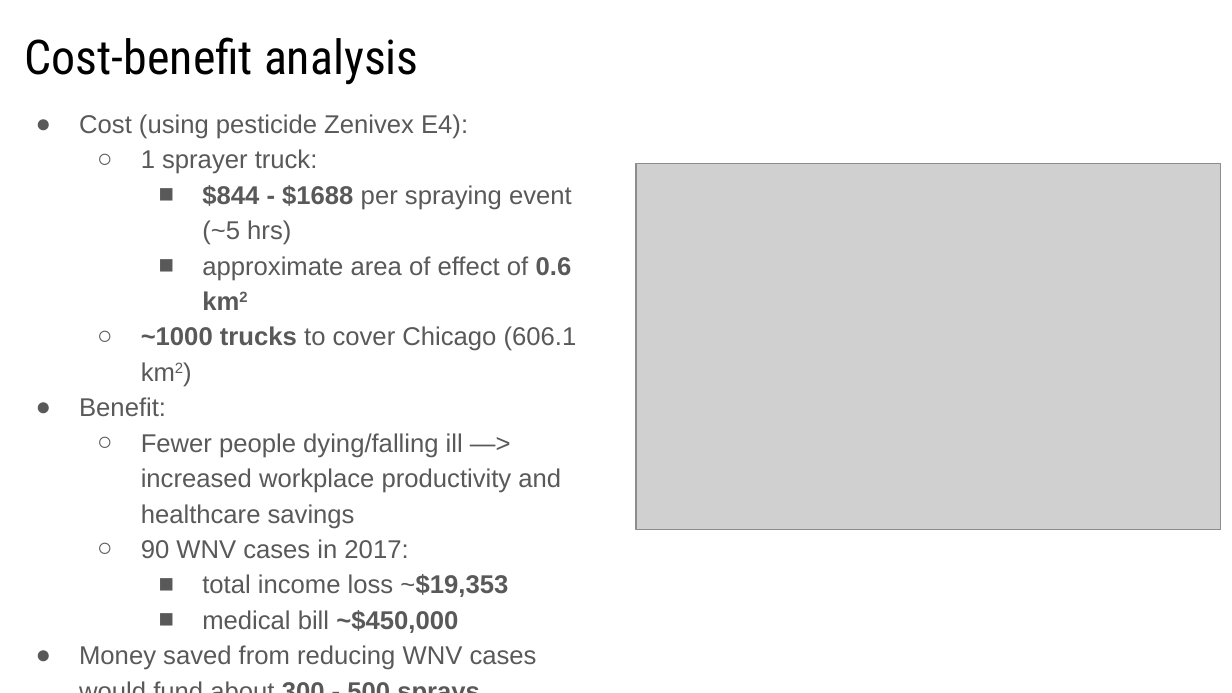
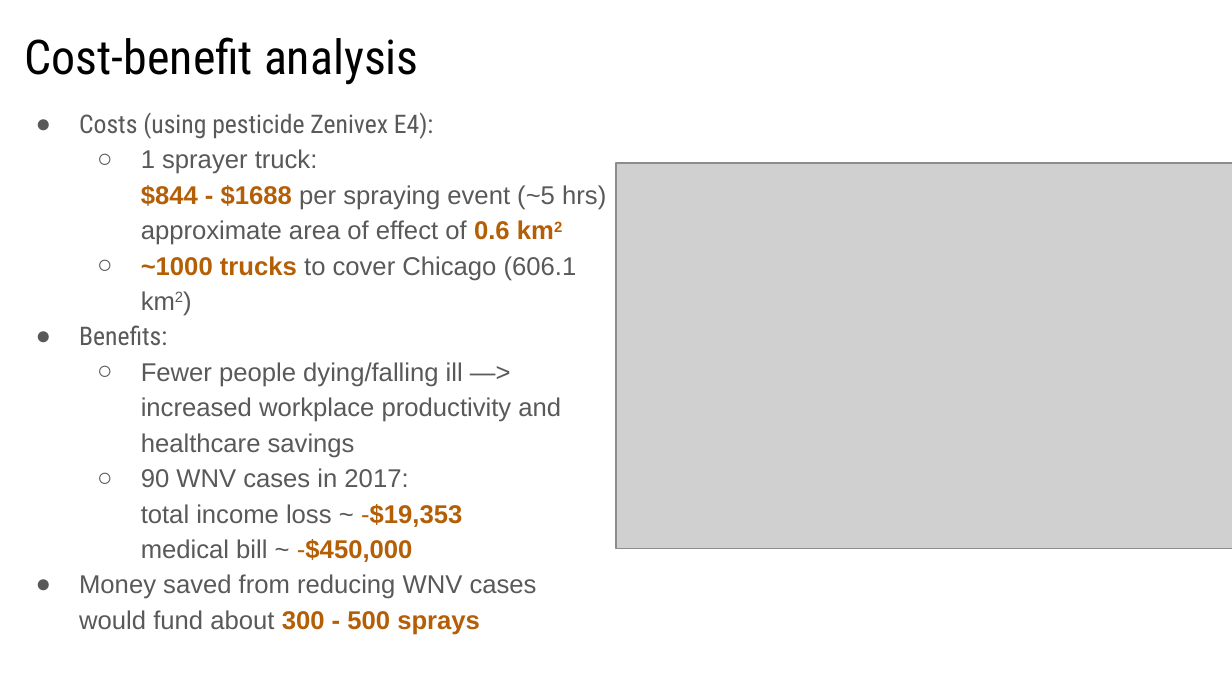
Before and after one commit to zzeniale/West-Nile-Virus-prediction, a slide deck: slide 29 of group_presentation.pptx (slide 30 before the commit). Drawn at 1232x693 pixels with LibreOffice and Linux fonts; fonts in the diff are those of the drawing; grey boxes stand for pictures. Boxes give left, top, right and bottom in pixels: in the first picture for what was removed or moved away, otherwise in the second. Text is boxed around its words. In the diff, an @@ line names an element or a change of style, - is before the commit and + after.

Commit message:
update presentation slides

```diff
--- a/group_presentation.pptx
+++ b/group_presentation.pptx
@@ text at (x1=79, y1=112, x2=434, y2=139): text changed; font Arial to Roboto Condensed @@
-● Cost (using pesticide Zenivex E4):
+● Costs (using pesticide Zenivex E4):
@@ picture resized from (x1=636, y1=164, x2=1221, y2=530) to (x1=616, y1=163, x2=1232, y2=548) @@
@@ text at (x1=79, y1=185, x2=606, y2=635): text colour #595959 to #B45F06 in "$844 - $1688", "0.6 km2", "~1000 trucks", "300 - 500 sprays"; bullet ■ to none; list level 3 to 1 in "$844 - $1688 per spraying ..."; list level 3 to 1 in "approximate area of effect of ..." @@
@@ text at (x1=79, y1=325, x2=167, y2=345): text changed; font Arial to Roboto Condensed @@
-● Benefit:
+● Benefits:
@@ text at (x1=141, y1=504, x2=462, y2=562): text changed @@
-    ■ total income loss ~$19,353
-    ■ medical bill ~$450,000
+total income loss ~ -$19,353
+medical bill ~ -$450,000
```
Also in this commit, not shown: 11 other slides changed, 3 slides added, 3 slides removed.
